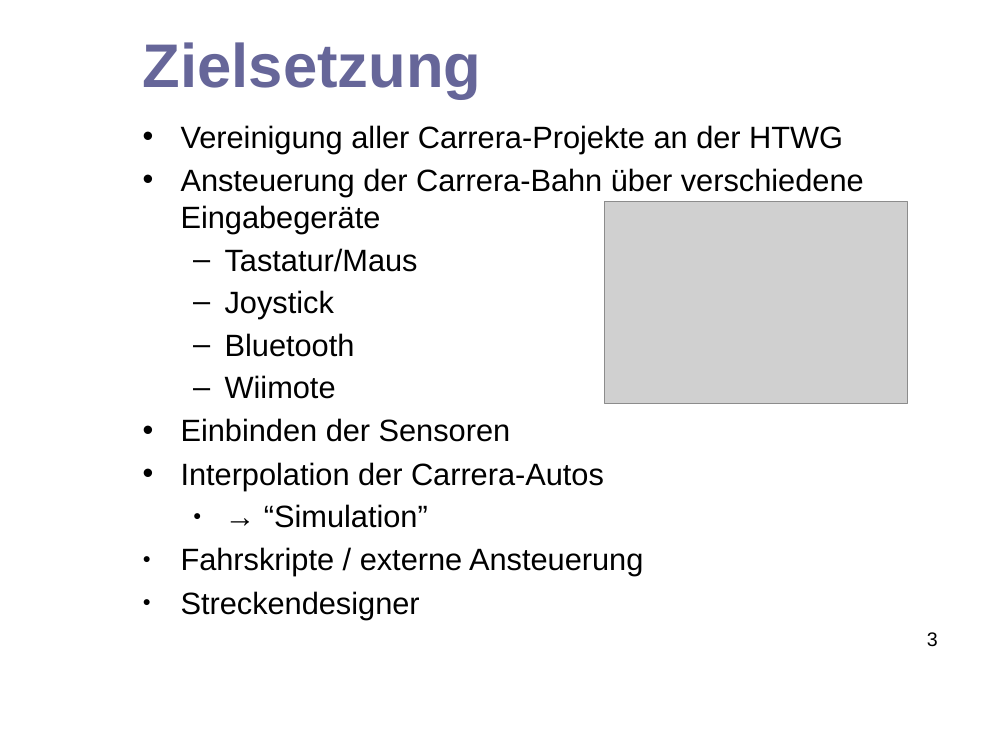
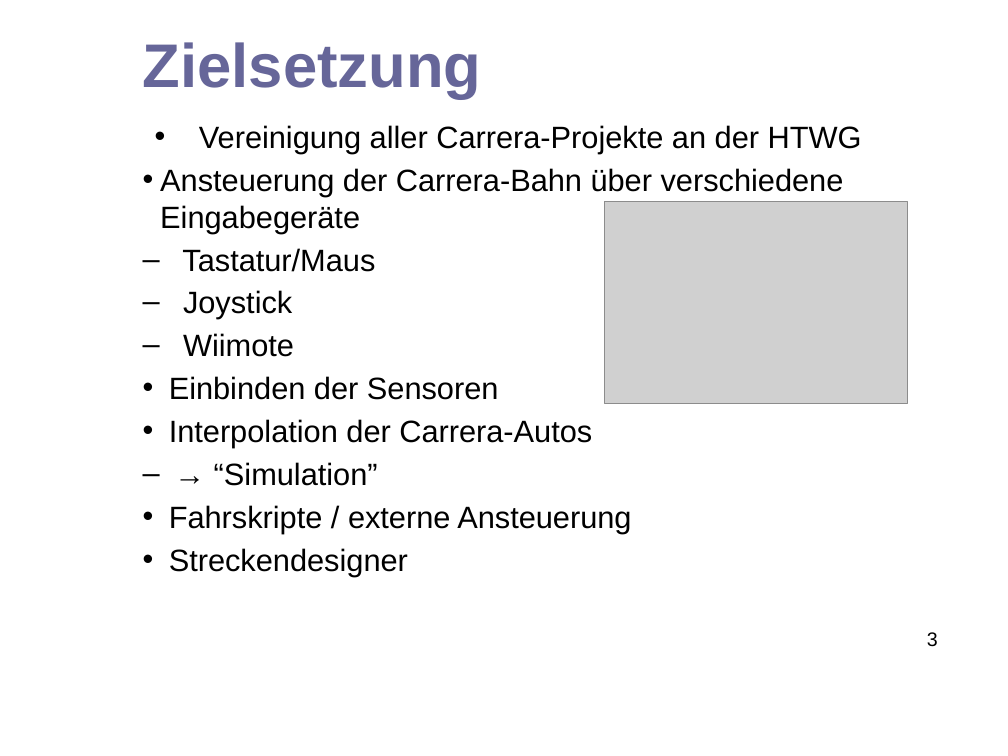
Before and after one commit to hheimbuerger/jacavi, a slide deck: slide 3 of docs/presentation documents/Abschlusspräsentation_JaCaVi.odp. Drawn at 1008x756 pixels with LibreOffice and Linux fonts; fonts in the diff are those of the drawing; grey boxes stand for pictures; background and template pictures are left out. Boxes give left, top, right and bottom in pixels: in the first picture for what was removed or moved away, otherwise in the second. Text is boxed around its words. In the diff, an @@ line names an element or a change of style, - is before the commit and + after.

```diff
--- a/docs/presentation documents/Abschlusspräsentation_JaCaVi.odp
+++ b/docs/presentation documents/Abschlusspräsentation_JaCaVi.odp
@@ text "Vereinigung aller Carrera-Projekte an der ..." at (160, 125, 862, 577): indent changed; bullet ● to –; bullet ● to • @@
@@ text at (225, 333, 355, 357): paragraph removed @@
-  – Bluetooth
```
Also in this commit, not shown: 6 other slides changed, 2 slides added, 2 slides removed.
